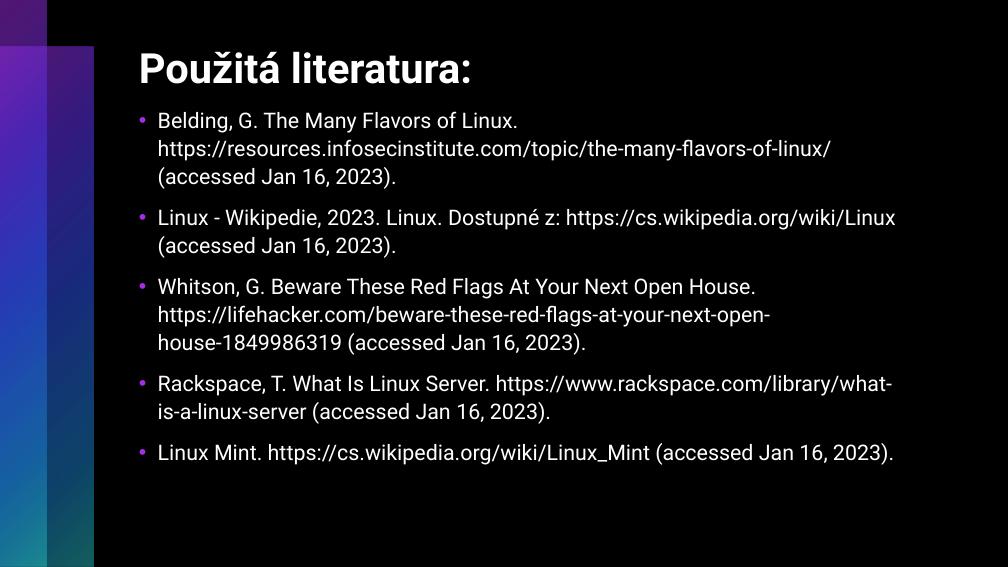
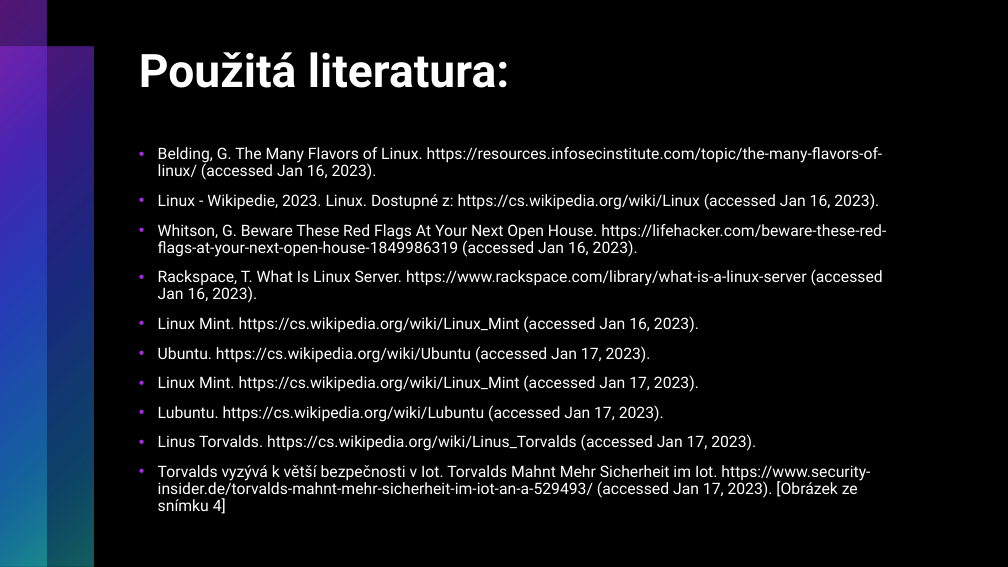
Before and after one commit to RadRoz12/Linux, a slide deck: slide 24 of Linux.pptx. Drawn at 1008x567 pixels with LibreOffice and Linux fonts; fonts in the diff are those of the drawing. Boxes give left, top, right and bottom in pixels: in the first picture for what was removed or moved away, otherwise in the second. Text is boxed around its words. In the diff, an @@ line names an element or a change of style, - is before the commit and + after.

```diff
--- a/Linux.pptx
+++ b/Linux.pptx
@@ rectangle added at box(0, 0, 1008, 567), fill #000000 @@
@@ title "Použitá literatura:" at box(139, 52, 509, 88): size 39.6 to 44 pt @@
@@ text "Belding, G. The Many Flavors ...": place and size @@
-text "Belding, G. The Many Flavors ..." at box(158, 111, 896, 465)
+text "Belding, G. The Many Flavors ..." at box(158, 147, 886, 514)
@@ text at box(158, 147, 886, 333): size 20.4 to 15 pt in "Belding, G. The Many Flavors of Linux. ...", "Linux - Wikipedie, 2023. Linux. Dostupné z: ...", "Whitson, G. Beware These Red Flags At ...", "Rackspace, T. What Is Linux Server. https://www.rackspace.co ..." and 1 more places; line spacing 1.1 to 0.9 @@
@@ text at box(158, 346, 870, 514): paragraphs added @@
+• Ubuntu. https://cs.wikipedia.org/wiki/Ubuntu (accessed Jan 17, 2023).
+• Linux Mint. https://cs.wikipedia.org/wiki/Linux_Mint (accessed Jan 17, 2023).
+• Lubuntu. https://cs.wikipedia.org/wiki/Lubuntu (accessed Jan 17, 2023).
+• Linus Torvalds. https://cs.wikipedia.org/wiki/Linus_Torvalds (accessed Jan 17, 2023).
+• Torvalds vyzývá k větší bezpečnosti v Iot. Torvalds Mahnt Mehr Sicherheit im Iot. https://www.security-insider.de/torvalds-mahnt-mehr-sicherheit-im-iot-an-a-529493/ (accessed Jan 17, 2023). [Obrázek ze snímku 4]
```
Also in this commit, not shown: 9 other slides changed, 2 slides added, 2 slides removed.
